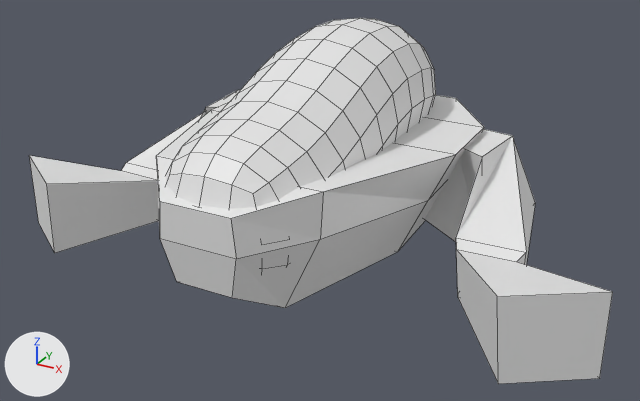
The Blender file Assets/Models/BlendFiles/QuadrupedEnemy.blend: old version first, new version second.
Camera for both pictures: a camera (50 mm lens) standing at (1.203, -1.538, 0.96) and looking at (0.042, 0.573, -0.096). Lighting does not change. The marker at lower left points along +X, +Y and +Z. Mesh edges are drawn as thin lines.

In view in the first picture: 'CreatureBody', 'HindLegs', 'MetalicBodyHousing'.
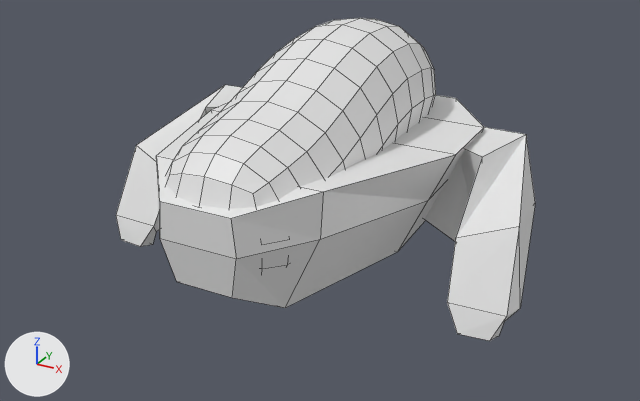
Commit message: updates mechanical frog legs on quadruped

Changed parts and their boxes (x1, y1, x2, y2) in the pictures (640 x 401 px):
'HindLegs', reshaped (28% narrower, 13% shorter): before (29, 90, 613, 384); after (116, 85, 535, 341)

Patch to the scene script:
```diff
--- a/Assets/Models/BlendFiles/QuadrupedEnemy.blend.py
+++ b/Assets/Models/BlendFiles/QuadrupedEnemy.blend.py
@@ me_cube_001 @@
 me_cube_001.from_pydata(...)  # 20 vertices, 18 faces; spans x 0.094..0.928, y 0.222..1.135, z -0.306..0.069
 # used by ob_hindlegs; location = (0.0, 0.0, 0.0)
-me_cube_001.vertices[7].co = (0.494, 0.95, 0.068)  # pixel (512, 135)
-me_cube_001.vertices[11].co = (0.674, 0.547, -0.101)  # pixel (526, 252)
-me_cube_001.vertices[12].co = (0.512, 0.499, -0.257)  # pixel (457, 297)
-me_cube_001.vertices[13].co = (0.498, 0.499, -0.113)  # pixel (456, 249)
-me_cube_001.vertices[14].co = (0.661, 0.506, -0.257)
-me_cube_001.vertices[15].co = (0.661, 0.506, -0.114)  # pixel (516, 261)
-me_cube_001.vertices[16].co = (0.719, 0.235, -0.306)  # pixel (498, 383)
-me_cube_001.vertices[17].co = (0.699, 0.222, -0.063)  # pixel (497, 296)
-me_cube_001.vertices[18].co = (0.928, 0.375, -0.306)  # pixel (599, 378)
-me_cube_001.vertices[19].co = (0.928, 0.375, -0.065)  # pixel (612, 291)
+# me_cube_001 part 1
+me_cube_001.vertices[7].co = (0.538, 0.939, 0.083)  # pixel (526, 134)
+me_cube_001.vertices[11].co = (0.642, 0.569, -0.041)  # pixel (519, 226)
+me_cube_001.vertices[12].co = (0.529, 0.499, -0.3)
+me_cube_001.vertices[13].co = (0.498, 0.454, -0.253)  # pixel (447, 302)
+me_cube_001.vertices[14].co = (0.644, 0.506, -0.3)  # pixel (504, 321)
+me_cube_001.vertices[15].co = (0.661, 0.461, -0.254)  # pixel (506, 316)
+me_cube_001.vertices[16].co = (0.568, 0.522, -0.366)
+me_cube_001.vertices[17].co = (0.541, 0.429, -0.326)  # pixel (457, 333)
+me_cube_001.vertices[18].co = (0.629, 0.521, -0.358)  # pixel (498, 336)
+me_cube_001.vertices[19].co = (0.629, 0.439, -0.327)  # pixel (489, 340)
```
